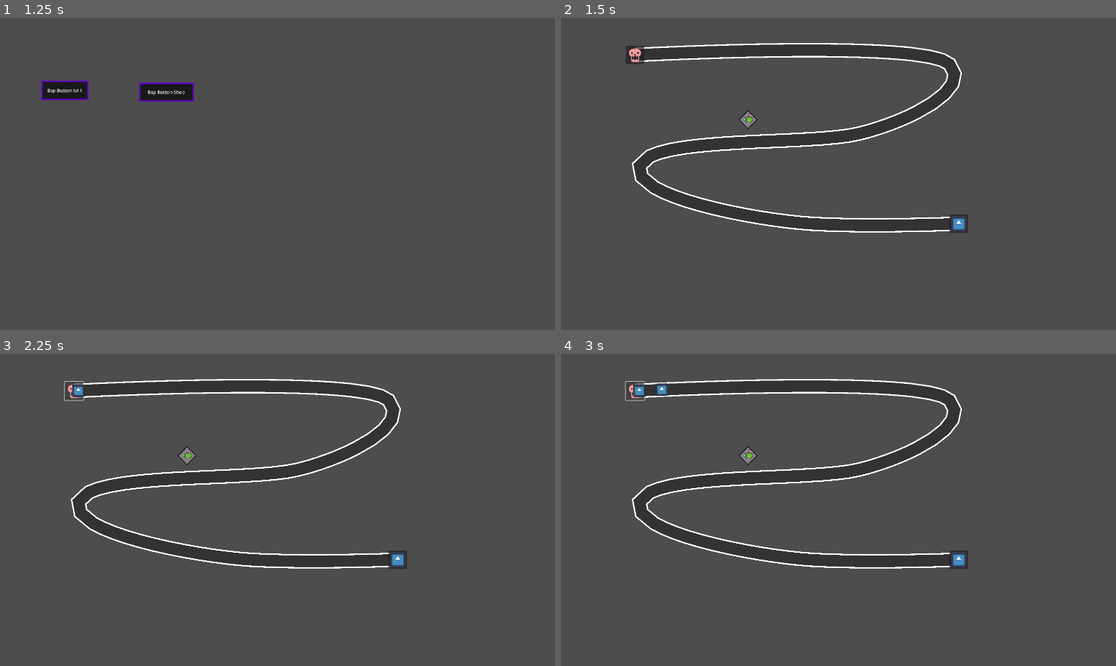
Above: before the commit, frames 1-4 (two rows, left to right).
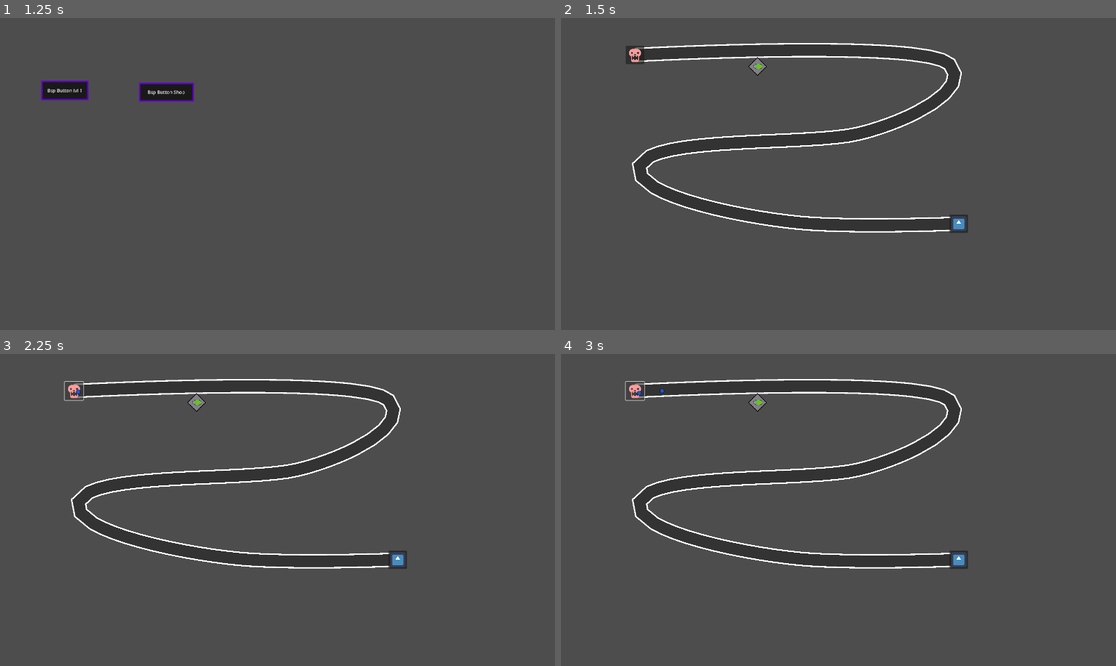
Above: after the commit, the same moments.

Repository: do3les/InfLocher-Tower-Defense
Game: Godot game, scene res://main.tscn
Same seed, same stepped clock (60 frames per second), same inputs: the game is played once before the commit and once after it. The engine's default icon, where the game draws it, is replaced by a stand-in: a white triangle on a blue panel in a dark square.
Inputs (mouse positions are in pixels of both pictures, inside the frame that each line leads up to):
- Up to frame 1 (1.25 s): click "Start Game" at 0.5 s
- Up to frame 2 (1.5 s): click "Bsp Button lvl 1" at 1.25 s
- Up to frame 3 (2.25 s): click (72, 391) at 2 s
- Up to frame 4 (3 s): click (633, 391) at 2.75 s

Frame 1 is identical in both runs. In frame 2, 0.2% of the frame differs, in the area x 32-38%, y 12-36%; in frame 3, 0.3%; in frame 4, 0.4%, in the area x 13-38%, y 9-36%.

Commit message:
added stuff, made stuff work, etc.

Diff:
--- a/Daten/GameData.gd
+++ b/Daten/GameData.gd
@@ -4,4 +4,4 @@
 var towerStats = {
 	"BasicTower":{
 		"damge": 10,
-		"range": 800}}
+		"range": 300}}
--- /dev/null
+++ b/assets/BasicEnemyCircle.svg
@@ -0,0 +1,48 @@
+<?xml version="1.0" encoding="UTF-8" standalone="no"?>
+<!-- Created with Inkscape (http://www.inkscape.org/) -->
+
+<svg
+   width="32"
+   height="32"
+   viewBox="0 0 32 32"
+   version="1.1"
+   id="svg1"
+   inkscape:version="1.3 (0e150ed6c4, 2023-07-21)"
+   sodipodi:docname="BasicEnemyCircle.svg"
+   xmlns:inkscape="http://www.inkscape.org/namespaces/inkscape"
+   xmlns:sodipodi="http://sodipodi.sourceforge.net/DTD/sodipodi-0.dtd"
+   xmlns="http://www.w3.org/2000/svg"
+   xmlns:svg="http://www.w3.org/2000/svg">
+  <sodipodi:namedview
+     id="namedview1"
+     pagecolor="#ffffff"
+     bordercolor="#000000"
+     borderopacity="0.25"
+     inkscape:showpageshadow="2"
+     inkscape:pageopacity="0.0"
+     inkscape:pagecheckerboard="0"
+     inkscape:deskcolor="#d1d1d1"
+     inkscape:document-units="px"
+     inkscape:zoom="25.34375"
+     inkscape:cx="16"
+     inkscape:cy="16"
+     inkscape:window-width="1920"
+     inkscape:window-height="1008"
+     inkscape:window-x="0"
+     inkscape:window-y="0"
+     inkscape:window-maximized="1"
+     inkscape:current-layer="layer1" />
+  <defs
+     id="defs1" />
+  <g
+     inkscape:label="Layer 1"
+     inkscape:groupmode="layer"
+     id="layer1">
+    <circle
+       style="fill:#2054de;fill-opacity:1;stroke:#000000;stroke-width:2;stroke-dasharray:none;stroke-opacity:1"
+       id="path1"
+       cx="16"
+       cy="16"
+       r="14.452826" />
+  </g>
+</svg>
--- a/enemy/basic_enemy.gd
+++ b/enemy/basic_enemy.gd
@@ -3,9 +3,9 @@
 
 # Called when the node enters the scene tree for the first time.
 func _ready():
-	pass # Replace with function body.
+	get_node("Body").position.y = randf_range(-20.0, 20.0)
 
 
 # Called every frame. 'delta' is the elapsed time since the previous frame.
-func _process(delta):
+func _physics_process(delta):
 	progress += 100 * delta
--- a/enemy/basic_enemy.tscn
+++ b/enemy/basic_enemy.tscn
@@ -1,20 +1,21 @@
 [gd_scene load_steps=4 format=3 uid="uid://dofousg2mogco"]
 
-[ext_resource type="Texture2D" uid="uid://cx8ulskjqhvo7" path="res://assets/icon.svg" id="1_pmxqn"]
 [ext_resource type="Script" path="res://enemy/basic_enemy.gd" id="1_s4gyj"]
+[ext_resource type="Texture2D" uid="uid://et5n1ogkvliw" path="res://assets/BasicEnemyCircle.svg" id="2_blbqp"]
 
-[sub_resource type="RectangleShape2D" id="RectangleShape2D_hq2pf"]
-size = Vector2(32, 32)
+[sub_resource type="CircleShape2D" id="CircleShape2D_vst0h"]
+radius = 8.0
 
 [node name="PathFollow" type="PathFollow2D"]
 loop = false
 script = ExtResource("1_s4gyj")
 
-[node name="Icon" type="Sprite2D" parent="."]
-scale = Vector2(0.335938, 0.335938)
-texture = ExtResource("1_pmxqn")
+[node name="Body" type="CharacterBody2D" parent="."]
 
-[node name="Area2D" type="Area2D" parent="."]
+[node name="CollisionShape2D" type="CollisionShape2D" parent="Body"]
+shape = SubResource("CircleShape2D_vst0h")
 
-[node name="CollisionShape2D" type="CollisionShape2D" parent="Area2D"]
-shape = SubResource("RectangleShape2D_hq2pf")
+[node name="Icon" type="Sprite2D" parent="Body"]
+position = Vector2(3.57628e-07, 2.38419e-07)
+scale = Vector2(0.5, 0.5)
+texture = ExtResource("2_blbqp")
--- a/levels/level_1.tscn
+++ b/levels/level_1.tscn
@@ -16,10 +16,10 @@
 
 [node name="Path" parent="." instance=ExtResource("1_amld6")]
 position = Vector2(384, 248)
-curve = SubResource("Curve2D_2oerh")
+curve = SubResource("Curve2D_kraiu")
 enemy_scene = ExtResource("2_371tr")
 
 [node name="Turret" type="Node2D" parent="."]
 
 [node name="BasicTower" parent="Turret" instance=ExtResource("2_50rgu")]
-position = Vector2(647, 352)
+position = Vector2(680, 168)
--- a/towers/BasicTower.tscn
+++ b/towers/BasicTower.tscn
@@ -1,5 +1,4 @@
 [gd_scene load_steps=5 format=3 uid="uid://boefrkplkw5pq"]
-
 
 [ext_resource type="Script" path="res://towers/BasicTower.gd" id="1_4t2f8"]
 [ext_resource type="Texture2D" uid="uid://dna35p43t8k2m" path="res://assets/Tower Base.svg" id="2_xlxxe"]
@@ -9,7 +8,6 @@
 radius = 0.01
 
 [node name="BasicTower" type="Node2D"]
-
 script = ExtResource("1_4t2f8")
 
 [node name="Range" type="Area2D" parent="."]
--- a/towers/TurretScript.gd
+++ b/towers/TurretScript.gd
@@ -2,7 +2,7 @@
 
 var enemyArray = []
 var enemy
-var built = false
+var built = true
 
 func _physics_process(delta):
 	if enemyArray.size() != 0: #and built:
@@ -11,17 +11,22 @@
 	else:
 		enemy = null
 
-#func _ready():
-#	if built:
-#		self.get_node("Range/CollisionShape2D").get_shape().radius = GameData.towerStats[self.get_name()]["range"]
+func _ready():
+	if built:
+		self.get_node("Range/CollisionShape2D").get_shape().radius = GameData.towerStats[self.get_name()]["range"]
 
 func selectEnemy():
-	var progressionEnemyAr = []
-	for i in progressionEnemyAr:
-		progressionEnemyAr.append(i.offset)
-	var furthestEnemy = progressionEnemyAr.max()
-	var targetEnemy = progressionEnemyAr.find(furthestEnemy)
-	enemy = enemyArray[targetEnemy]
+	enemyArray.sort_custom(custom_enemy_sort_by_offset)
+	enemy = enemyArray[0]
+
+func custom_enemy_sort_by_offset(a, b):
+	if typeof(a) == typeof(b):
+		return a.offset < b.offset;
+	else:  # Check to make sure stuff works
+		if typeof(a) == TYPE_STRING:
+			return false;
+		else:
+			return true;
 
 
 func turn():
@@ -37,4 +42,5 @@
 
 
 func _on_range_body_exited(body):
-	enemyArray.append(body.get_parent())
+	enemyArray.erase(body.get_parent())
+	print(enemyArray)
Not shown, added: assets/BasicEnemyCircle.svg.import
Not shown: 1 places in levels/level_1.tscn that only renumber resources
